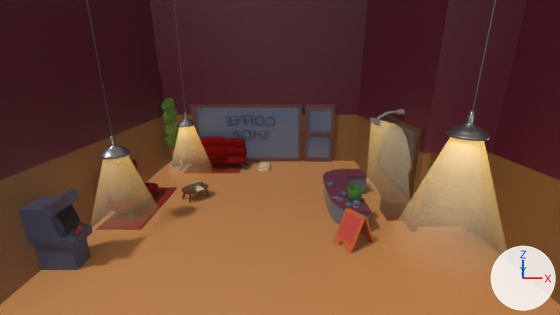
Before and after pictures for a commit that changed the Blender file pb_public/models/coffee-shop.blend.
Both versions are drawn from the file's camera 'cameraMountPoint'. Lighting does not change. The marker at lower right points along +X, +Y and +Z.

The older version as bpy lines, for what is in view:
```python
ob_astro_box = bpy.data.objects.new('astro-box', me_cube_023)
ob_astro_box.parent = ob_coffee_shop
ob_astro_box.location = (-10.72, -2.743, 1.0)
ob_coffee_shop = bpy.data.objects.new('coffee-shop', me_cube_001)
ob_coffee_shop.location = (0.0, 6.08, 3.0)
ob_coffee_shop.rotation_euler = (0.0, 0.0, 3.142)  # degrees (0, 0, 180)
ob_coffee_shop.scale = (3.0, 3.0, 3.0)
ob_tree = bpy.data.objects.new('tree', me_mesh)
ob_tree.parent = ob_coffee_shop
ob_tree.location = (-10.61, 12.4, 2.413)
# also in view: 'light-cone.002' at (8.3, -2.6, 3.3); 'hang-light' at (-9.6, 0.9, 11.4); 'sign' at (4.2, -0.9, 0.9); 'sofa2' at (-6.5, 12.0, 1.5); 'rug' at (-9.9, 3.5, 0.0)
```
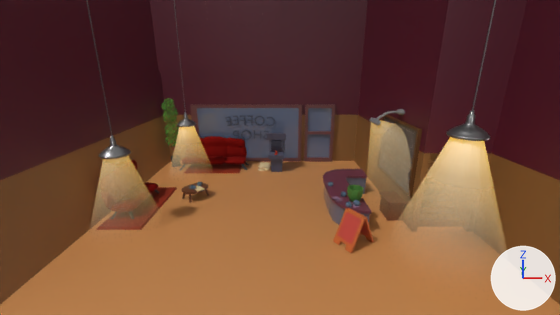
The edits, one by one:
Object 'astro-box' (ob_astro_box) moves from (-10.72, -2.743, 1.0) to (-0.299, 11.35, 1.0).
Object 'astro-box' (ob_astro_box) turns from (0, 0, 0) to (0, 0, -93) degrees about x, y and z.

Where the change shows, as pixel boxes (x1, y1, x2, y2) in the pictures (560 x 315 px):
'astro-box', moved, turned: before (18, 188, 93, 270); after (267, 133, 286, 172)
'astro-joy', moved, turned (not visible afterwards): before (75, 226, 82, 234)
